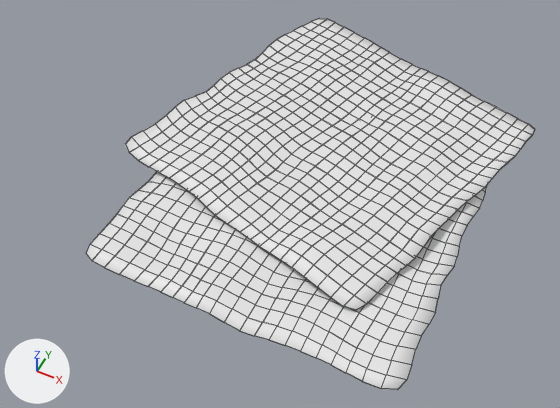
The FBX model Non-Unity Assets/Sprint 6/Sammy Models/Napkins.fbx, before and after one commit.
Camera for both pictures: a 50 mm camera at (0.0334, -0.0755, 0.0917) aimed at (-0.0055, 0.0023, -0.0056). Arrows for +X, +Y and +Z are at lower left; the lights stay in place. Mesh edges are drawn as thin lines. Where no turn or scale is listed for an object, it has been applied to the vertices.
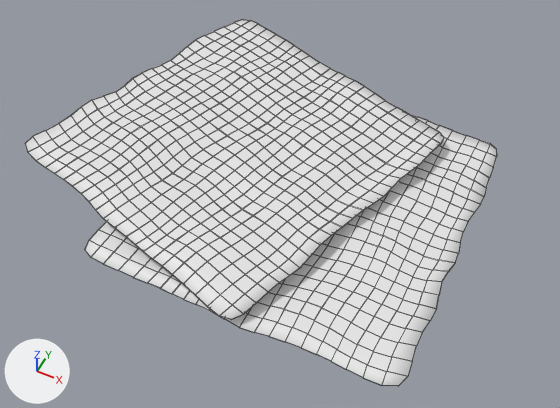
Changed parts and their boxes (x1, y1, x2, y2) in the pictures (560 x 408 px; the box of a moved part takes in the faces that stretch with it):
'Plane.001', reshaped: before (86, 18, 535, 390); after (25, 20, 497, 386)
part 1 of me_plane_002, moved or reshaped: before (126, 18, 535, 310); after (25, 20, 444, 320)
part 2 of me_plane_002, moved or reshaped: before (86, 172, 487, 390); after (85, 114, 497, 386)

What the commit changed:
me_plane_002 has 2116 vertices, 2112 faces and spans x -0.0308..0.03, y -0.04..0.0304, z -0.0022..0.001.
me_plane_002 is used by ob_plane_001; location (-0.0015, 0.0143, 0.0013).
me_plane_002 part 1: the loose piece of 1058 vertices spanning x -0.0308..0.03, y -0.0304..0.0304, z -0.0008..0.001 is turned -1.8 degrees about the z axis through its middle, then moved by (-0.0133, -0.0095, 0.0015).
me_plane_002 part 2: the loose piece of 1058 vertices spanning x -0.0239..0.0271, y -0.04..0.0113, z -0.0022..-0.0004 is moved by (0.0, 0.0, 0.0009).
